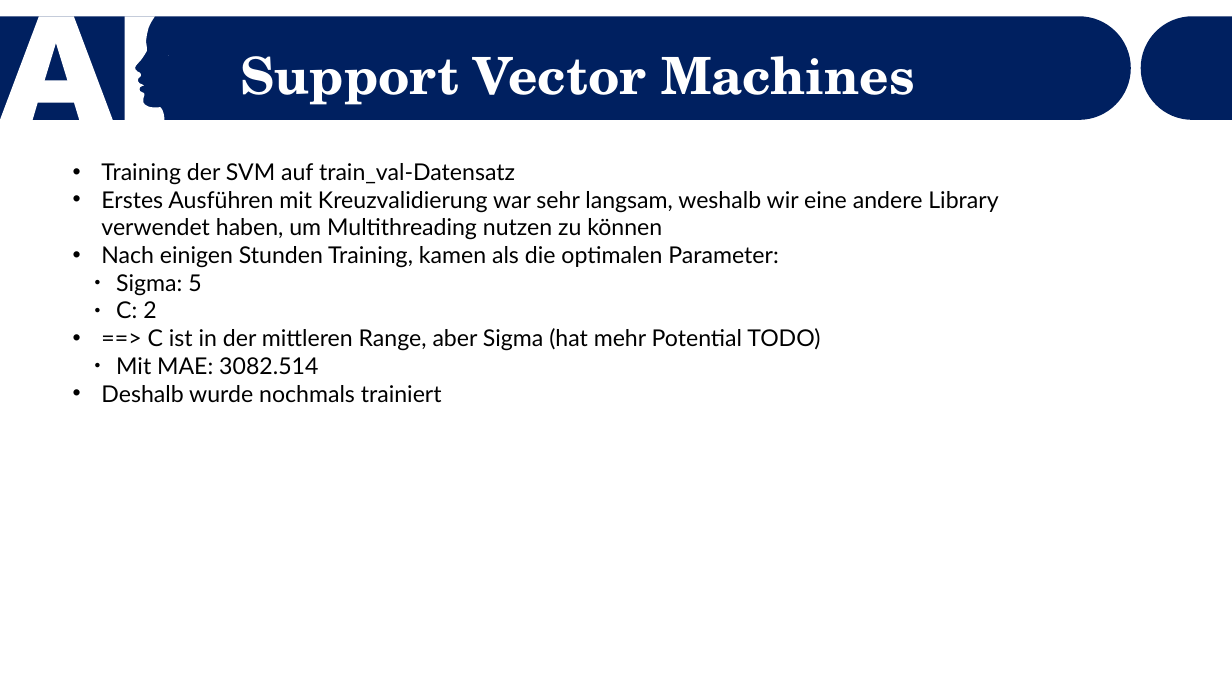
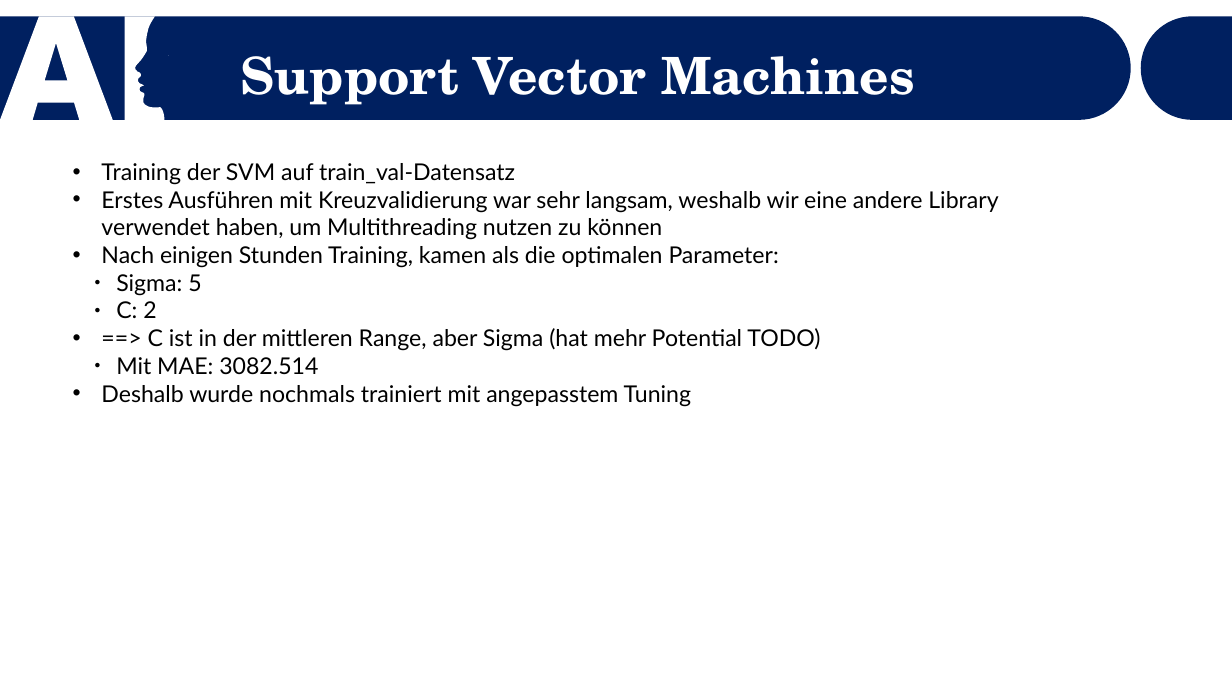
Before and after one commit to Dewin154/Projekt_Machine_Learning, a slide deck: slide 14 of Präsentation_Vorlage.pptx. Drawn at 1232x693 pixels with LibreOffice and Linux fonts; fonts in the diff are those of the drawing. Boxes give left, top, right and bottom in pixels: in the first picture for what was removed or moved away, otherwise in the second. Text is boxed around its words. In the diff, an @@ line names an element or a change of style, - is before the commit and + after.

```diff
--- a/Präsentation_Vorlage.pptx
+++ b/Präsentation_Vorlage.pptx
@@ text at [101, 385, 691, 407]: text changed @@
-• Deshalb wurde nochmals trainiert
+• Deshalb wurde nochmals trainiert mit angepasstem Tuning
```
Also in this commit, not shown: 16 other slides changed, 2 slides added, 1 slide removed, 2 other files.
